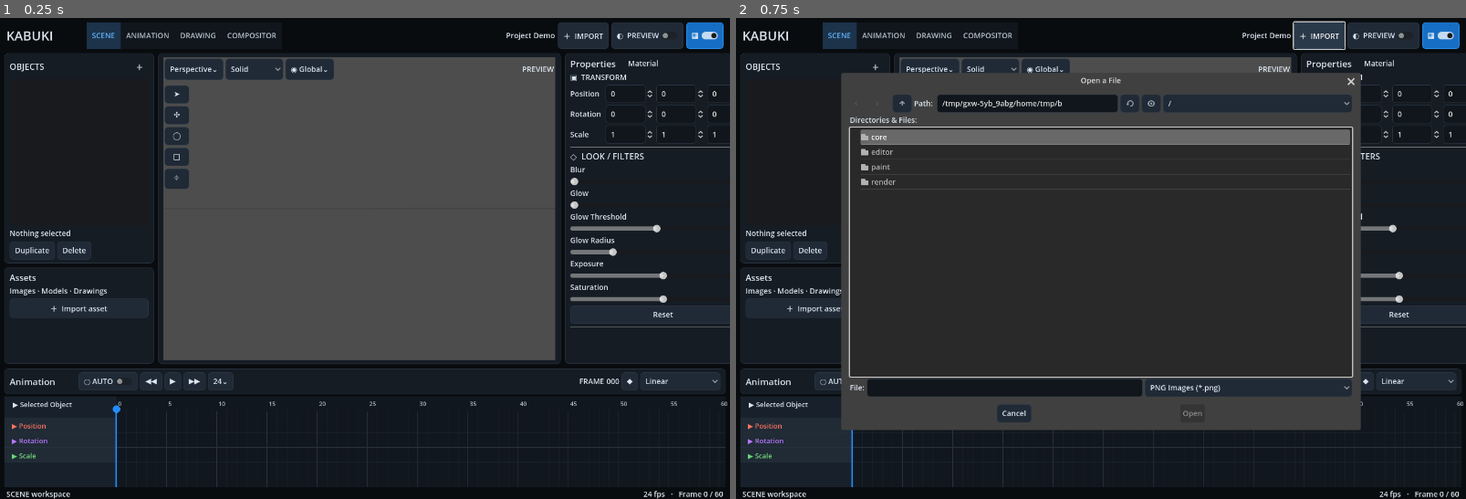
Above: before the commit, frames 1-2 (left to right).
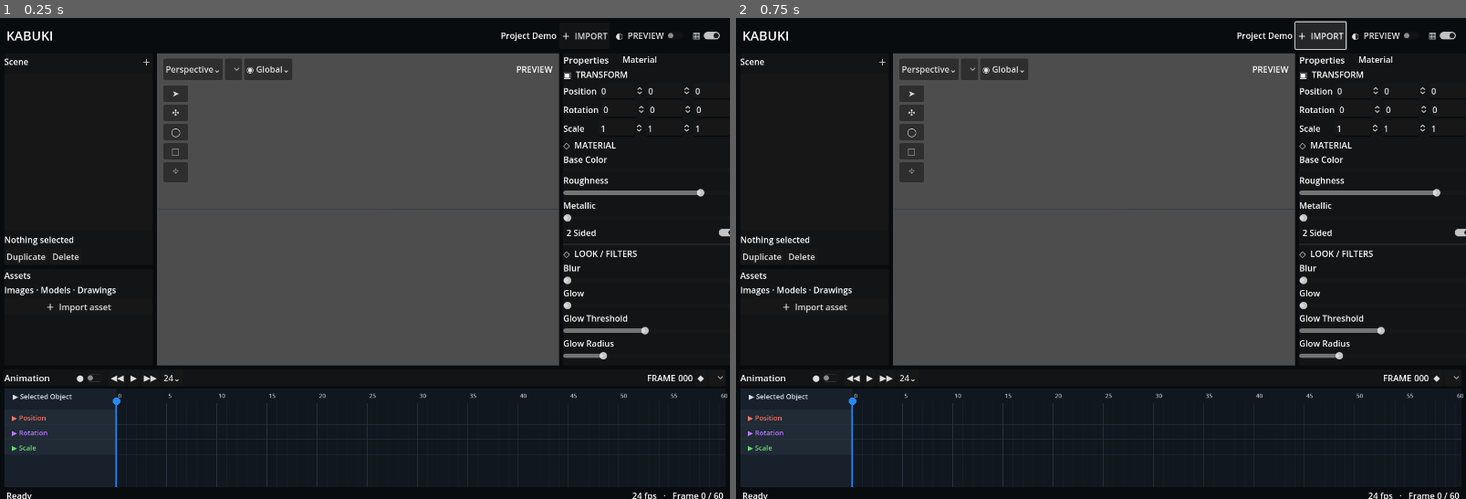
Above: after the commit, the same moments.

Repository: Onnevan/Kabuki
Game: Godot game, scene res://editor/main.tscn
The game is run twice, just before and just after one commit, with the same random seed, the same clock (stepped at 60 frames per second) and the same inputs.
Inputs:
- Up to frame 1 (0.25 s): no input
- Up to frame 2 (0.75 s): click "＋ IMPORT" at 0.5 s

The runs differ from the first frame. In frame 1, 12% of the frame differs, in the area x 0-100%, y 0-100%; in frame 2, 47%.
Error after the commit: Parse Error: Cannot infer the type of "strength" variable because the value doesn't have a set type. (res://editor/main.gd:574)

Commit message:
Enable viewport navigation and stroke sculpting while drawing

Diff:
--- a/editor/main.gd
+++ b/editor/main.gd
@@ -38,6 +38,7 @@
 var selected_scene_node: Node3D
 var selected_object_id := ""
 var drawing_3d_active := false
+var drawing_sculpt_active := false
 var active_stroke_3d: Stroke3D
 var active_drawing_group: Node3D
 var active_drawing_id := ""
@@ -312,13 +313,35 @@
 	if selected: ProjectStore.set_key(selected.model.id,"transform.position",ProjectStore.current_frame,selected.position,_interp_name())
 
 func _on_canvas_gui_input(event: InputEvent) -> void:
-	if workspace == "drawing" and drawing_3d_active:
-		if event is InputEventMouseButton and event.button_index == MOUSE_BUTTON_LEFT:
-			if event.pressed: _begin_3d_stroke(event.position)
-			else: _finish_3d_stroke()
-		elif event is InputEventMouseMotion and Input.is_mouse_button_pressed(MOUSE_BUTTON_LEFT):
-			_extend_3d_stroke(event.position)
-		return
+	if workspace == "drawing":
+		# Navigation remains available while drawing: MMB orbit, Shift+MMB pan, wheel zoom.
+		if event is InputEventMouseButton:
+			last_mouse = event.position
+			if event.button_index == MOUSE_BUTTON_WHEEL_UP and event.pressed:
+				camera_rig.zoom(-1.0); return
+			elif event.button_index == MOUSE_BUTTON_WHEEL_DOWN and event.pressed:
+				camera_rig.zoom(1.0); return
+			elif event.button_index == MOUSE_BUTTON_MIDDLE:
+				if Input.is_key_pressed(KEY_SHIFT): panning = event.pressed
+				else: orbiting = event.pressed
+				return
+			elif event.button_index == MOUSE_BUTTON_LEFT:
+				if drawing_3d_active:
+					if event.pressed: _begin_3d_stroke(event.position)
+					else: _finish_3d_stroke()
+					return
+				elif drawing_sculpt_active:
+					if event.pressed: _sculpt_drawing(event.position)
+					return
+		elif event is InputEventMouseMotion:
+			if orbiting:
+				camera_rig.orbit(event.relative); return
+			elif panning:
+				camera_rig.pan(event.relative); return
+			elif drawing_3d_active and Input.is_mouse_button_pressed(MOUSE_BUTTON_LEFT):
+				_extend_3d_stroke(event.position); return
+			elif drawing_sculpt_active and Input.is_mouse_button_pressed(MOUSE_BUTTON_LEFT):
+				_sculpt_drawing(event.position); return
 	if event is InputEventMouseButton:
 		last_mouse = event.position
 		if event.button_index == MOUSE_BUTTON_WHEEL_UP and event.pressed: camera_rig.zoom(-1.0)
@@ -523,16 +546,35 @@
 
 func _on_draw_stroke3d_pressed() -> void:
 	drawing_3d_active = true
+	drawing_sculpt_active = false
 	%DrawingCanvas.bitmap_mode = false
 	%DrawingCanvas.visible = false
 	status.text = "3D Stroke · draw on the camera-facing work plane"
 
 func _on_draw_bitmap_pressed() -> void:
 	drawing_3d_active = false
+	drawing_sculpt_active = false
 	%DrawingCanvas.bitmap_mode = true
 	%DrawingCanvas.visible = true
 	%DrawingCanvas.queue_redraw()
 	status.text = "Bitmap drawing · Finish Bitmap converts alpha to a Delaunay mesh"
+
+func _on_draw_sculpt_pressed() -> void:
+	drawing_3d_active = false
+	drawing_sculpt_active = true
+	%DrawingCanvas.bitmap_mode = false
+	%DrawingCanvas.visible = false
+	status.text = "Sculpt · drag to push strokes in depth · middle mouse orbits viewport"
+
+func _sculpt_drawing(pos: Vector2) -> void:
+	if active_drawing_group == null or not is_instance_valid(active_drawing_group): return
+	var center := _screen_to_view_plane(pos, active_drawing_group.global_position)
+	var camera_forward := -camera.global_transform.basis.z.normalized()
+	var radius_world := maxf(0.02, %BrushSize.value * 0.006)
+	var strength := %SculptStrength.value
+	for child in active_drawing_group.get_children():
+		if child is Stroke3D:
+			(child as Stroke3D).sculpt(center, camera_forward, radius_world, strength)
 
 func _on_brush_size_changed(value: float) -> void:
 	%DrawingCanvas.brush_size = value
